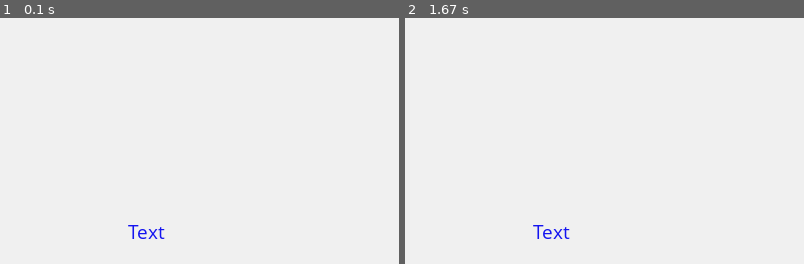
Above: before the commit, frames 1-2 (left to right).
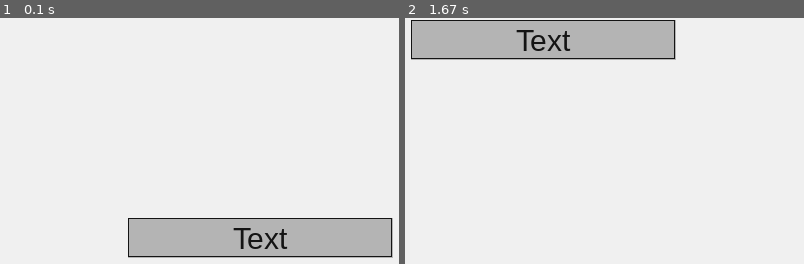
Above: after the commit, the same moments.

Repository: NaveWeksler/PyUIEditor
Game: pygame game, started from library/test.py
Two runs of this game, one before a commit and one after it. Both use one fixed random seed, a clock stepped at 60 frames per second and the inputs below.
Inputs (mouse positions are in pixels of both pictures, inside the frame that each line leads up to):
- Up to frame 1 (0.1 s): no input
- Up to frame 2 (1.67 s): press the mouse at (outside the picture) at 0.37 s; move the mouse to (640, 259) at 0.47 s; release the mouse at (540, 246) at 0.6 s; tap Enter at 0.67 s; right-click (outside the picture) at 1.55 s

The runs differ from the first frame. In frame 1, 11% of the frame differs, in the area x 32-99%, y 81-98%; in frame 2, 11%, in the area x 1-68%, y 0-90%.

Commit message:
Added Button

Diff:
--- a/library/gui/__init__.py
+++ b/library/gui/__init__.py
@@ -1,4 +1,4 @@
-from gui.label import *
+from gui.button import *
 from gui.pygame_input import *
 
 pygame.font.init()
--- a/library/gui/button.py
+++ b/library/gui/button.py
@@ -1,5 +1,109 @@
-from gui.label import *
+from gui.gui_element import *
+from gui.text_block import *
 
-class Button(Label):
-	def __init__(self, x, y, text, text_size, text_color, font, parent):
-		super().__init(x, y, text, text_size, text_color, font, parent)
+class Button(GuiElement, TextBlock):
+	#############################
+	######## Constructor ########
+	#############################
+
+	def __init__(
+			self,
+			x,
+			y,
+			width,
+			height,
+			text,
+			text_size,
+			text_color,
+			font,
+			background_color,
+			hover_color,
+			border_color,
+			border_width
+		):
+		TextBlock.__init__(self, text, text_size, text_color, font)
+		GuiElement.__init__(self, x, y, width, height)
+
+		self._background_color = background_color
+		self._hover_color = hover_color
+		self._border_color = border_color
+		self._border_width = border_width
+		self._surface = pygame.Surface((self.width, self.height))
+
+	############################
+	######## Properties ########
+	############################
+
+	@property
+	def surface(self):
+		return self._surface
+
+	@property
+	def background_color(self):
+		return self._background_color
+
+	@property
+	def hover_color(self):
+		return self._hover_color
+
+	@property
+	def border_color(self):
+		return self._border_color
+
+	@property
+	def border_width(self):
+		return self._border_width
+
+	@background_color.setter
+	def background_color(self, value):
+		self._background_color = value
+
+	@hover_color.setter
+	def hover_color(self, value):
+		self._hover_color = value
+
+	@border_color.setter
+	def border_color(self, value):
+		self._border_color = value
+
+	@border_width.setter
+	def border_width(self, value):
+		self._border_width = value
+
+	@GuiElement.x.setter
+	def x(self, value):
+		self._x = value
+
+	@GuiElement.y.setter
+	def y(self, value):
+		self._y = value
+
+	@GuiElement.width.setter
+	def width(self, value):
+		self._width = value
+		self._surface = pygame.transform.scale(self.surface, (self.width, self.height))
+
+	@GuiElement.height.setter
+	def height(self, value):
+		self._height = value
+		self._surface = pygame.transform.scale(self.surface, (self.width, self.height))
+
+	#########################
+	######## Methods ########
+	#########################
+
+	def render(self, window):
+		# clears the surface
+		background_color = self.hover_color if self.hovered else self.background_color
+		self._surface.fill(background_color)
+
+		# text
+		text_x = self.width / 2 - TextBlock.width.fget(self) / 2
+		text_y = self.height / 2 - TextBlock.height.fget(self) / 2
+		TextBlock.render(self, self.surface, text_x, text_y)
+
+		# border
+		pygame.draw.rect(self.surface, self.border_color, (0, 0, self.width - 1, self.height - 1), self.border_width)
+
+		# draws the surface to the window
+		window.blit(self.surface, (self.x, self.y))
--- a/library/gui/gui_element.py
+++ b/library/gui/gui_element.py
@@ -1,4 +1,4 @@
-import pygame
+from gui.pygame_input import *
 
 class GuiElement:
 	#############################
@@ -36,6 +36,14 @@
 	def height(self):
 		return self._height
 
+	@property
+	def hovered(self):
+		return self.x < Mouse.x < self.x + self.width and self.y < Mouse.y < self.y + self.height
+
+	@property
+	def clicked(self):
+		return Mouse.left.released and self.hovered
+
 	#########################
 	######## Methods ########
 	#########################
--- a/library/gui/pygame_input.py
+++ b/library/gui/pygame_input.py
@@ -1,4 +1,8 @@
 import pygame
+
+#####################
+######## Key ########
+#####################
 
 class Key:
 	def __init__(self):
@@ -18,9 +22,29 @@
 	def released(self):
 		return self._released
 
+##########################
+######## Keyboard ########
+##########################
+
+class KeysMeta(type):
+	_keys = {}
+
+	def __call__(cls, char):
+		if char in cls._keys:
+			return cls._keys[char]
+		return Key()
+
+# allows to access KeysMeta without any instance
+class Keys(metaclass=KeysMeta):
+	pass
+
+#######################
+######## Mouse ########
+#######################
+
 class MouseMeta(type):
 	#########################
-	######## Buttons ########
+	######## Members ########
 	#########################
 
 	_left = Key()
@@ -64,35 +88,64 @@
 	def delta_y(self):
 		return self._delta_y
 
-
+# allows to access MouseMeta without any instance
 class Mouse(metaclass=MouseMeta):
 	pass
 
-class KeysMeta(type):
-	_keys = {}
-
-	def __call__(cls, char):
-		if char in cls._keys:
-			return cls._keys[char]
-		return Key()
-
-class Keys(metaclass=KeysMeta):
-	pass
+################################
+######## Input Handling ########
+################################
 
 def handle_input(events):
+	# resets the keys
 	for _, key in Keys._keys.items():
 		key._pressed = False
 		key._released = False
 
+	# resets the mouse
+	Mouse._left._pressed = False
+	Mouse._left._released = False;
+	Mouse._middle._pressed = False
+	Mouse._middle._released = False;
+	Mouse._right._pressed = False
+	Mouse._right._released = False;
+
+	# mouse position
+	Mouse._x, Mouse._y = pygame.mouse.get_pos()
+	Mouse._delta_x, Mouse._delta_y = pygame.mouse.get_rel()
+
 	for event in events:
+		# keyboard input
 		if hasattr(event, "key"):
 			if not event.key in Keys._keys:
 				Keys._keys[event.key] = Key()
 			key = Keys._keys[event.key]
-
 			if event.type == pygame.KEYDOWN:
 				key._pressed = True
 				key._down = True
 			elif event.type == pygame.KEYUP:
 				key._released = True
 				key._down = False
+
+		# mouse input
+		elif hasattr(event, "button"):
+			if event.type == pygame.MOUSEBUTTONDOWN:
+				if event.button == 1: # left pressed
+					Mouse._left._pressed = True
+					Mouse._left._down = True
+				elif event.button == 2: # middle pressed
+					Mouse._middle._pressed = True
+					Mouse._middle._down = True
+				elif event.button == 3: # right pressed
+					Mouse._right._pressed = True
+					Mouse._right._down = True
+			elif event.type == pygame.MOUSEBUTTONUP:
+				if event.button == 1: # left released
+					Mouse._left._released = True
+					Mouse._left._down = False
+				elif event.button == 2: # middle pressed
+					Mouse._middle._released = True
+					Mouse._middle._down = False
+				elif event.button == 3: # right pressed
+					Mouse._right._released = True
+					Mouse._right._down = False
--- /dev/null
+++ b/library/gui/text_block.py
@@ -0,0 +1,69 @@
+import pygame
+
+class TextBlock:
+	#############################
+	######## Constructor ########
+	#############################
+
+	def __init__(self, text, text_size, text_color, font):
+		self._font = font
+		self._text = text
+		self._text_color = text_color
+		self.text_size = text_size # updates everything by calling text_size.setter()
+
+	############################
+	######## Properties ########
+	############################
+
+	@property
+	def text(self):
+		return self._text
+
+	@property
+	def text_size(self):
+		return self._text_size
+
+	@property
+	def text_color(self):
+		return self._text_color
+
+	@property
+	def font(self):
+		return self._font
+
+	@property
+	def width(self):
+		return self._render_text.get_width()
+
+	@property
+	def height(self):
+		return self._render_text.get_height()
+
+	@text.setter
+	def text(self, value):
+		self._text = value
+		self._render_text = self._render_font.render(self.text, True, self.text_color)
+
+	@text_size.setter
+	def text_size(self, value):
+		self._text_size = value
+		self._render_font = pygame.font.SysFont(self.font, self.text_size)
+		self._render_text = self._render_font.render(self.text, True, self.text_color)
+
+	@text_color.setter
+	def text_color(self, value):
+		self._text_color = value
+		self._render_text = self._render_font.render(self.text, True, self.text_color)
+
+	@font.setter
+	def font(self, value):
+		self._font = value
+		self._render_font = pygame.font.SysFont(self.font, self.text_size)
+		self._render_text = self._render_font.render(self.text, True, self.text_color)
+
+	#########################
+	######## Methods ########
+	#########################
+
+	def render(self, window, x, y):
+		window.blit(self._render_text, (x, y))
--- a/library/test.py
+++ b/library/test.py
@@ -1,13 +1,12 @@
 import pygame
 import gui
+import random
 
 window = pygame.display.set_mode((800, 450))
 pygame.display.set_caption("App")
 clock = pygame.time.Clock()
 
-label = gui.Label(200, 200, "Text", 30, (240, 20, 20), "comicsansms")
-label.text_color = (20, 20, 240)
-label.text_size = 20
+button = gui.Button(200, 200, 265, 40, "Text", 30, (20, 20, 20), "arial", (180, 180, 180), (220, 220, 200), (20, 20, 20), 1)
 
 while True:
 	events = pygame.event.get()
@@ -17,6 +16,11 @@
 
 	window.fill((240, 240, 240))
 	gui.update(window, events)
-	label.render(window)
+
+	if button.clicked:
+		button.x = random.randint(0, window.get_width() - button.width)
+		button.y = random.randint(0, window.get_height() - button.height)
+
+	button.render(window)
 	pygame.display.update()
 	clock.tick(60)
